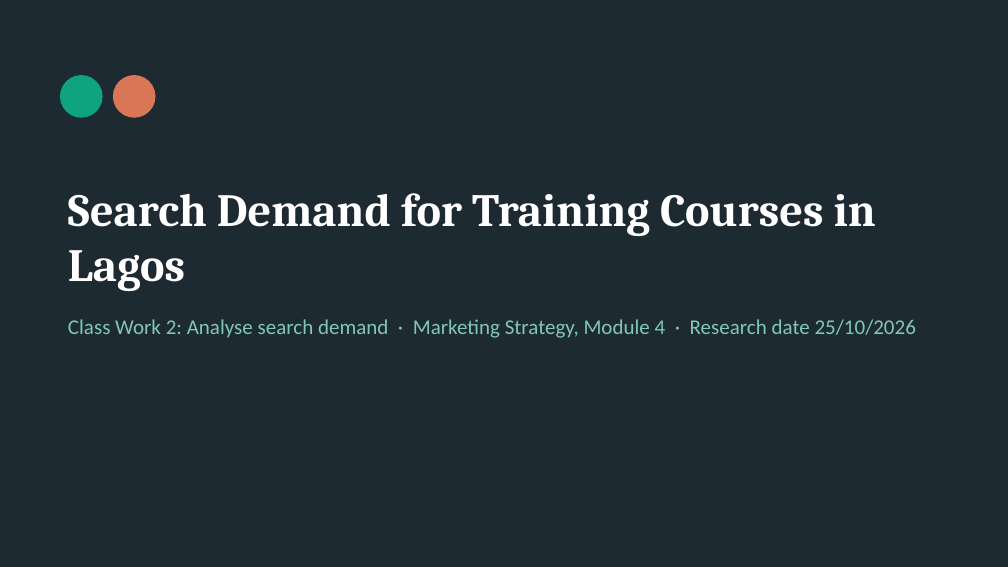
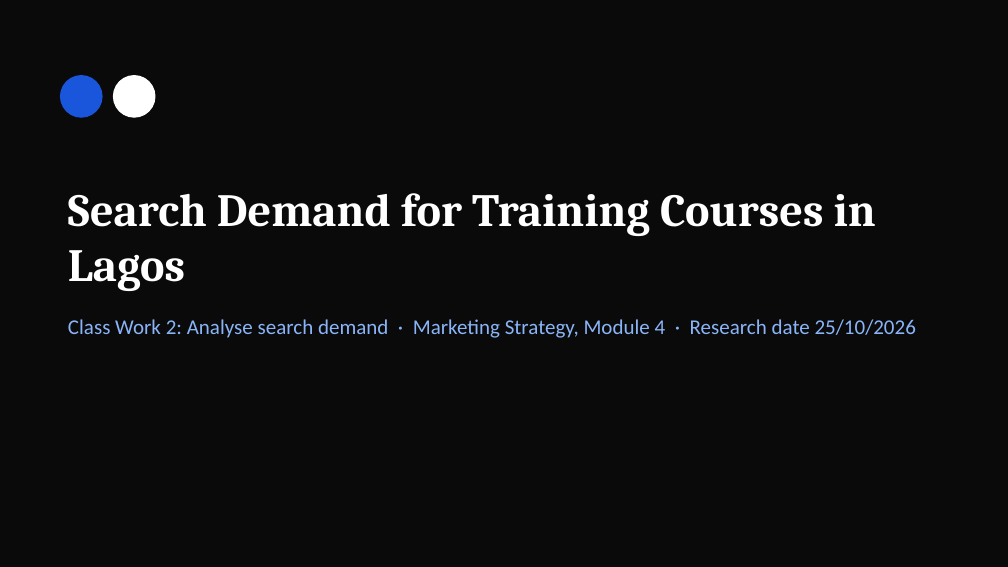
Before and after one commit to BadboyVee/BlackHoleeee, a slide deck: slide 1 of research-register/Search_Demand_Analysis_Presentation.pptx. Drawn at 1008x567 pixels with LibreOffice and Linux fonts; fonts in the diff are those of the drawing. Boxes give left, top, right and bottom in pixels: in the first picture for what was removed or moved away, otherwise in the second. Text is boxed around its words. In the diff, an @@ line names an element or a change of style, - is before the commit and + after.

```diff
--- a/research-register/Search_Demand_Analysis_Presentation.pptx
+++ b/research-register/Search_Demand_Analysis_Presentation.pptx
@@ background #1E2A32 to #0A0A0A @@
@@ ellipse at bbox=[60, 76, 102, 117]: fill #10A37F to #1A56DB; outline #10A37F 1 pt to #1A56DB 1 pt @@
@@ ellipse at bbox=[113, 76, 155, 117]: fill #D97757 to #FFFFFF; outline #D97757 1 pt to #FFFFFF 1 pt @@
@@ text "Class Work 2: Analyse search ..." at bbox=[68, 319, 916, 338]: text colour #7FC8B4 to #8AB4F8 @@
```
Also in this commit, not shown: 5 other slides changed, 3 other files.
